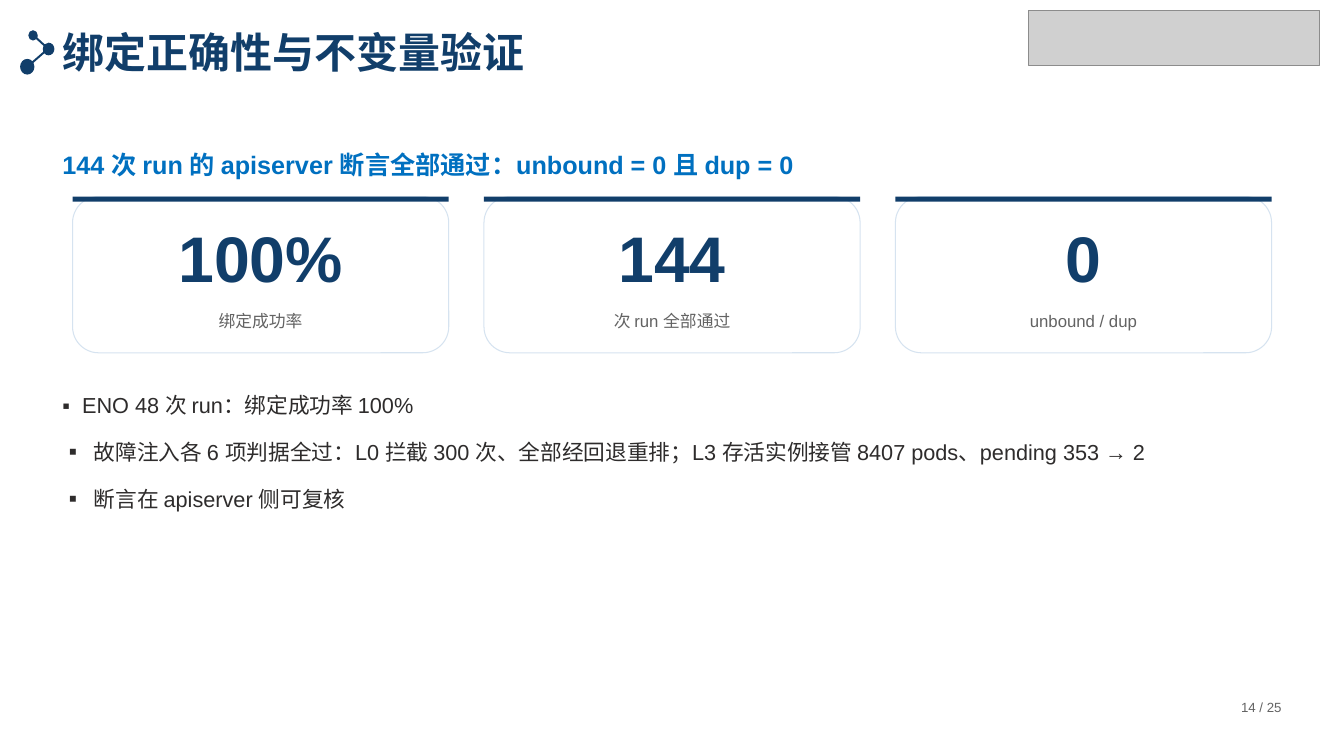
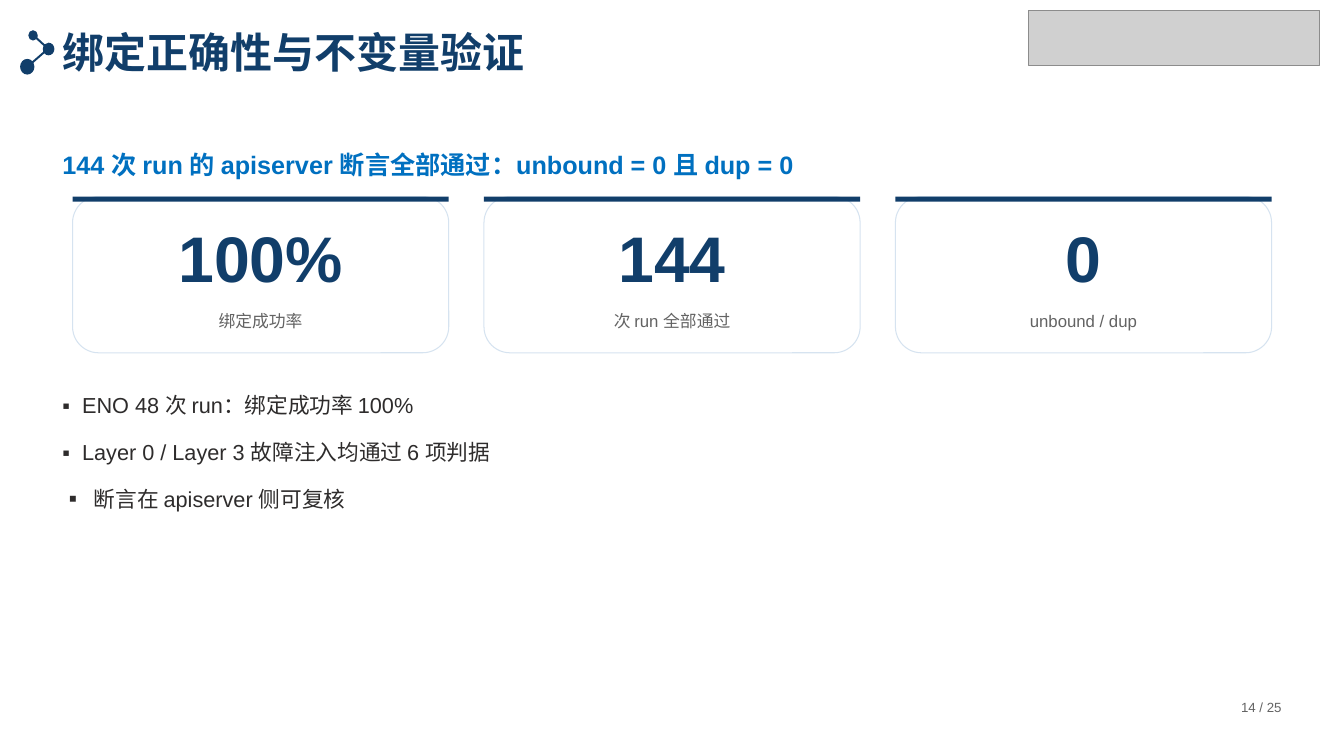
Before and after one commit to tengfei86/godel-scheduler, a slide deck: slide 14 of docs/thesis/defense/答辩PPT-北航模板版.pptx. Drawn at 1344x756 pixels with LibreOffice and Linux fonts; fonts in the diff are those of the drawing; grey boxes stand for pictures. Boxes give left, top, right and bottom in pixels: in the first picture for what was removed or moved away, otherwise in the second. Text is boxed around its words. In the diff, an @@ line names an element or a change of style, - is before the commit and + after.

```diff
--- a/docs/thesis/defense/答辩PPT-北航模板版.pptx
+++ b/docs/thesis/defense/答辩PPT-北航模板版.pptx
@@ text at (82,441,490,465): text changed @@
-▪ 故障注入各 6 项判据全过：L0 拦截 300 次、全部经回退重排；L3 存活实例接管 8407 pods、pending 353 → 2
+▪ Layer 0 / Layer 3 故障注入均通过 6 项判据
```
Also in this commit, not shown: 3 other files.
